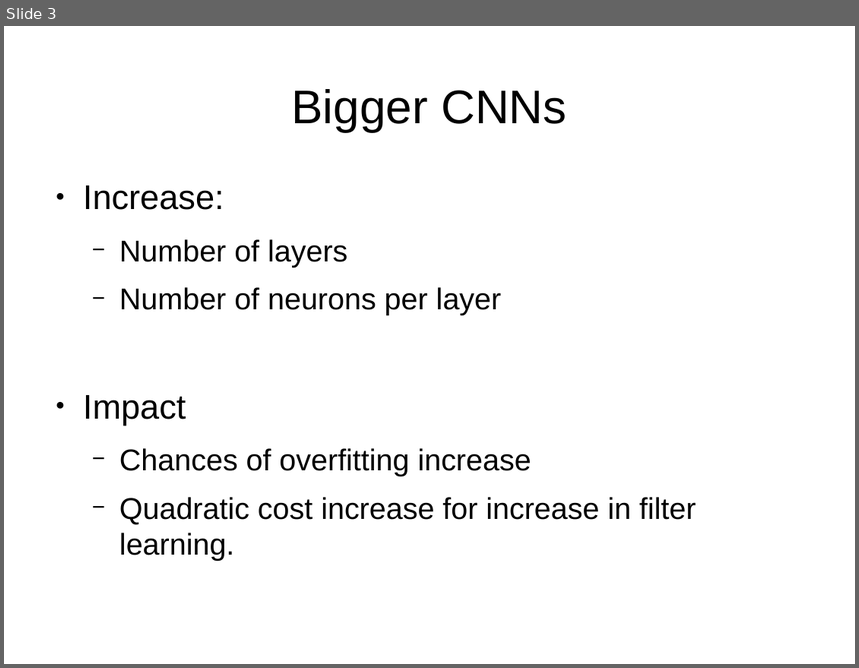
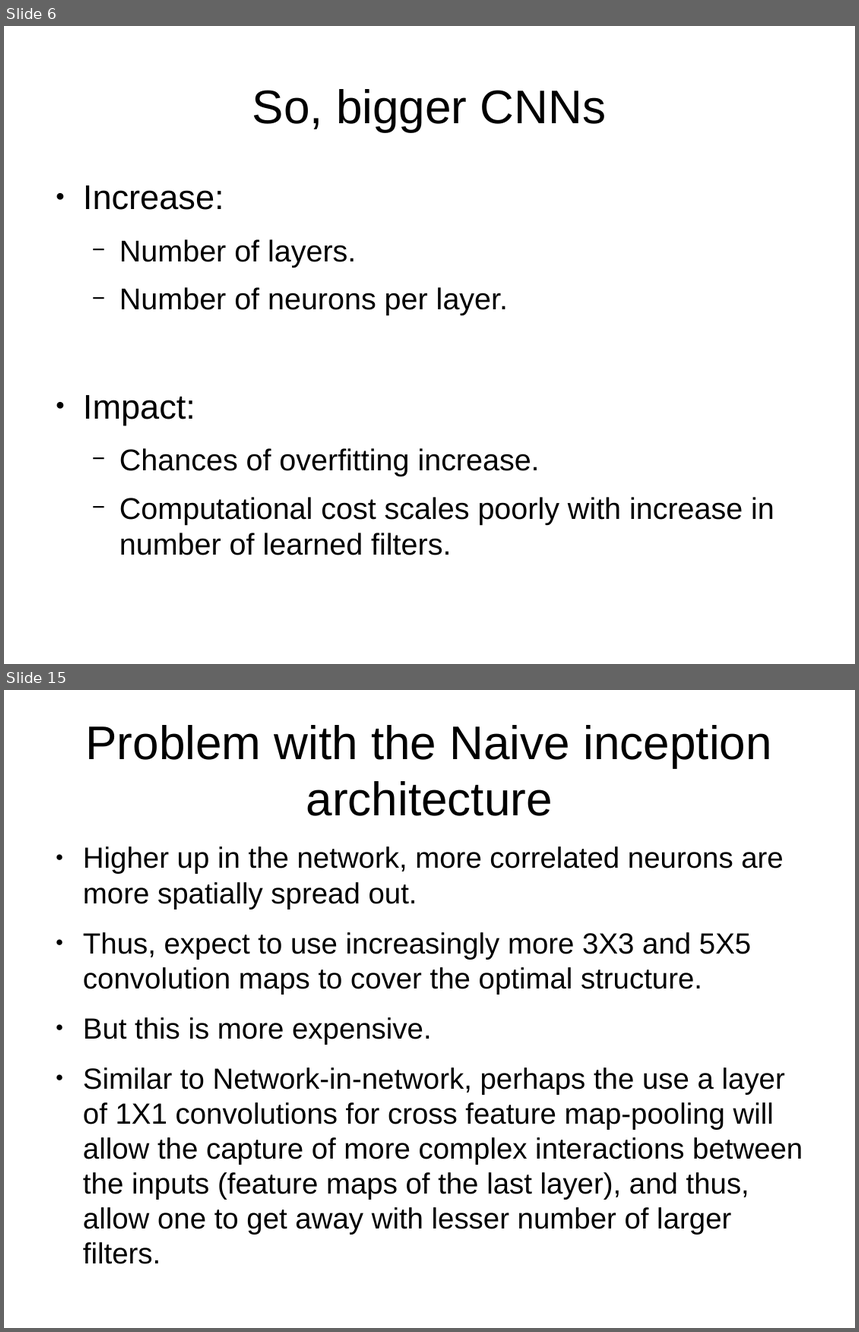
Before and after one commit to indivisibleatom/lectureNotes, a slide deck: sources/Szegedy_Going_Deeper.odp. Shown one above the other, each under a label of ours: slide 3 before the commit, slides 6 and 15 after it; the slides between them are not shown. The pictures are 859x668 and 859x1332 pixels, drawn with LibreOffice and Linux fonts; fonts in the diff are those of the drawing. Boxes give left, top, right and bottom in pixels: in the first picture for what was removed or moved away, otherwise in the second. Text is boxed around its words. In the diff, an @@ line names an element or a change of style, - is before the commit and + after.

```diff
--- a/sources/Szegedy_Going_Deeper.odp
+++ b/sources/Szegedy_Going_Deeper.odp
@@ slide 15 added at <box>4,690,855,1328</box>, background #FFFFFF @@
@@ title added at <box>85,725,772,816</box>, 44 pt, text #000000 @@
+Problem with the Naive inception architecture
@@ text added at <box>83,847,803,1265</box>, 27.2 pt, text #000000 @@
+● Higher up in the network, more correlated neurons are more spatially spread out.
+● Thus, expect to use increasingly more 3X3 and 5X5 convolution maps to cover the optimal structure.
+● But this is more expensive.
+● Similar to Network-in-network, perhaps the use a layer of 1X1 convolutions for cross feature map-pooling will allow the capture of more complex interactions between the inputs (feature maps of the last layer), and thus, allow one to get away with lesser number of larger filters.
@@ what was slide 3 is now slide 6 @@
@@ slide 6 changed as well @@
@@ title at <box>253,89,606,132</box>: text changed @@
-Bigger CNNs
+So, bigger CNNs
@@ text at <box>83,240,775,556</box>: text changed @@
-  − Number of layers
-  − Number of neurons per layer
-● Impact
-  − Chances of overfitting increase
-  − Quadratic cost increase for increase in filter learning.
+  − Number of layers.
+  − Number of neurons per layer.
+● Impact:
+  − Chances of overfitting increase.
+  − Computational cost scales poorly with increase in number of learned filters.
```
Also in this commit, not shown: 1 other slide changed, 14 other slides added, 3 slides removed.
